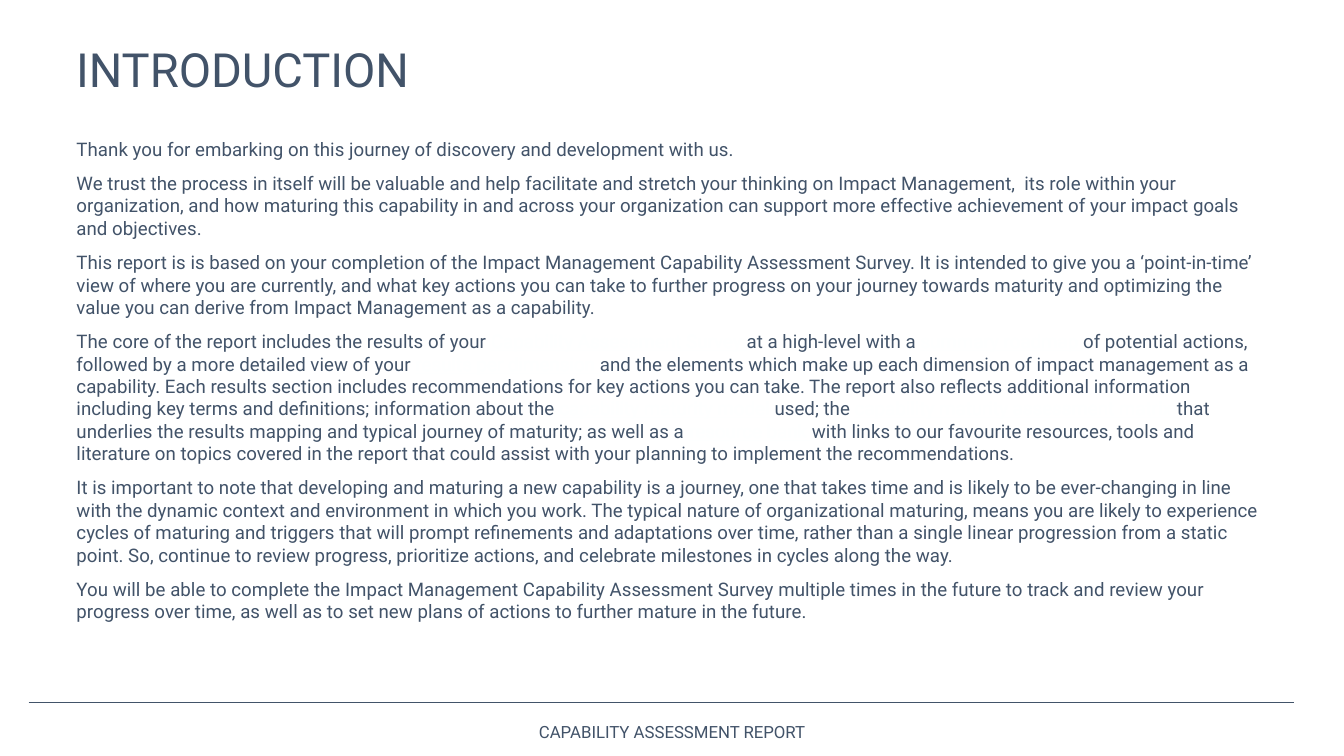
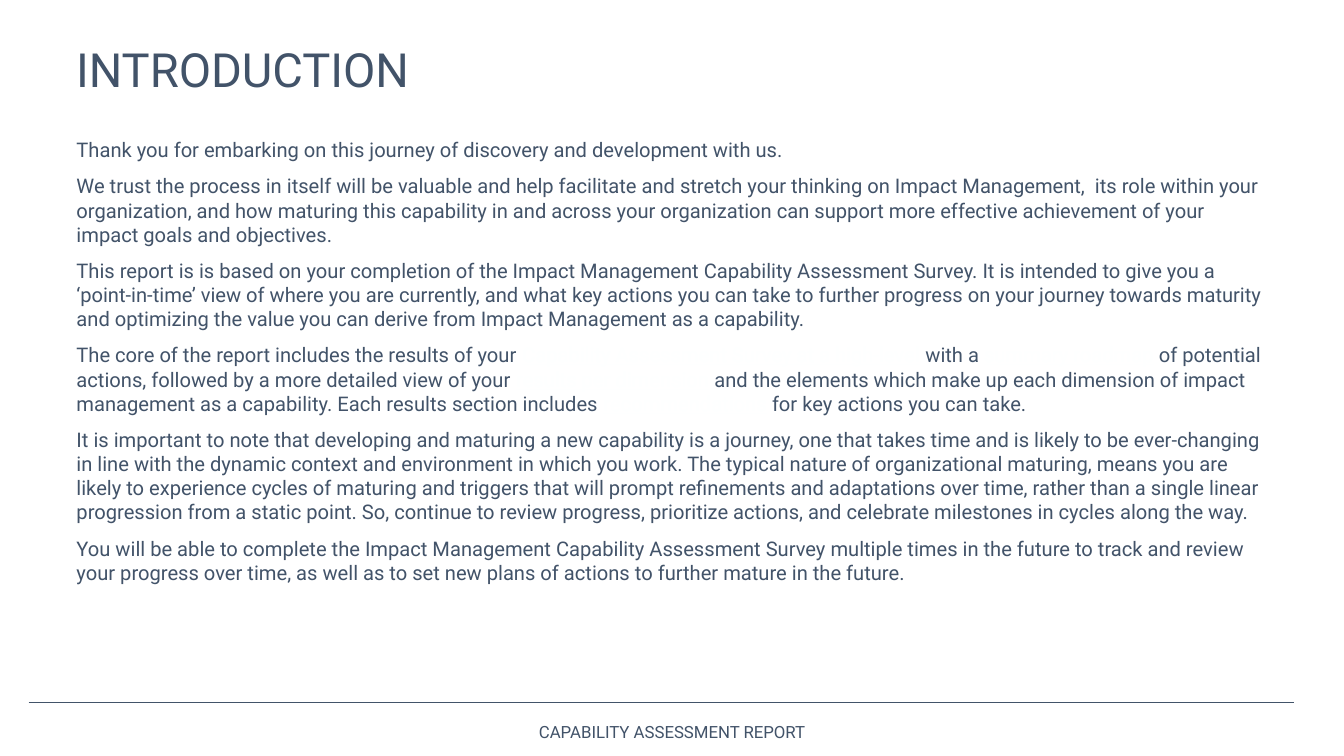
Before and after one commit to opus-meum/power-automate, a slide deck: slide 4 of Capability Assessment Report.pptx. Drawn at 1344x756 pixels with LibreOffice and Linux fonts; fonts in the diff are those of the drawing; background and template pictures are left out. Boxes give left, top, right and bottom in pixels: in the first picture for what was removed or moved away, otherwise in the second. Text is boxed around its words. In the diff, an @@ line names an element or a change of style, - is before the commit and + after.

```diff
--- a/Capability Assessment Report.pptx
+++ b/Capability Assessment Report.pptx
@@ text at box(76, 141, 1261, 585): size 11.1 to 12 pt in "Thank you for embarking on this journey ...", "We trust the process in itself will ...", "This report is is based on your ...", "It is important to note that developing ..." and 1 more places @@
@@ text at box(76, 346, 1260, 416): text changed; size 11.1 to 12 pt @@
-The core of the report includes the results of your Capability Assessment Survey at a high-level with a summary roadmap of potential actions, followed by a more detailed view of your results per dimension and the elements which make up each dimension of impact management as a capability. Each results section includes recommendations for key actions you can take. The report also reflects additional information including key terms and definitions; information about the capability maturity model used; the capability maturity assessment matrix that underlies the results mapping and typical journey of maturity; as well as a resource bank with links to our favourite resources, tools and literature on topics covered in the report that could assist with your planning to implement the recommendations.
+The core of the report includes the results of your Capability Assessment Survey at a high-level with a summary roadmap of potential actions, followed by a more detailed view of your results per dimension and the elements which make up each dimension of impact management as a capability. Each results section includes recommendations for key actions you can take.
```
Also in this commit, not shown: 12 other slides changed, 1 slide added, 2 slides removed, 1 other file.
